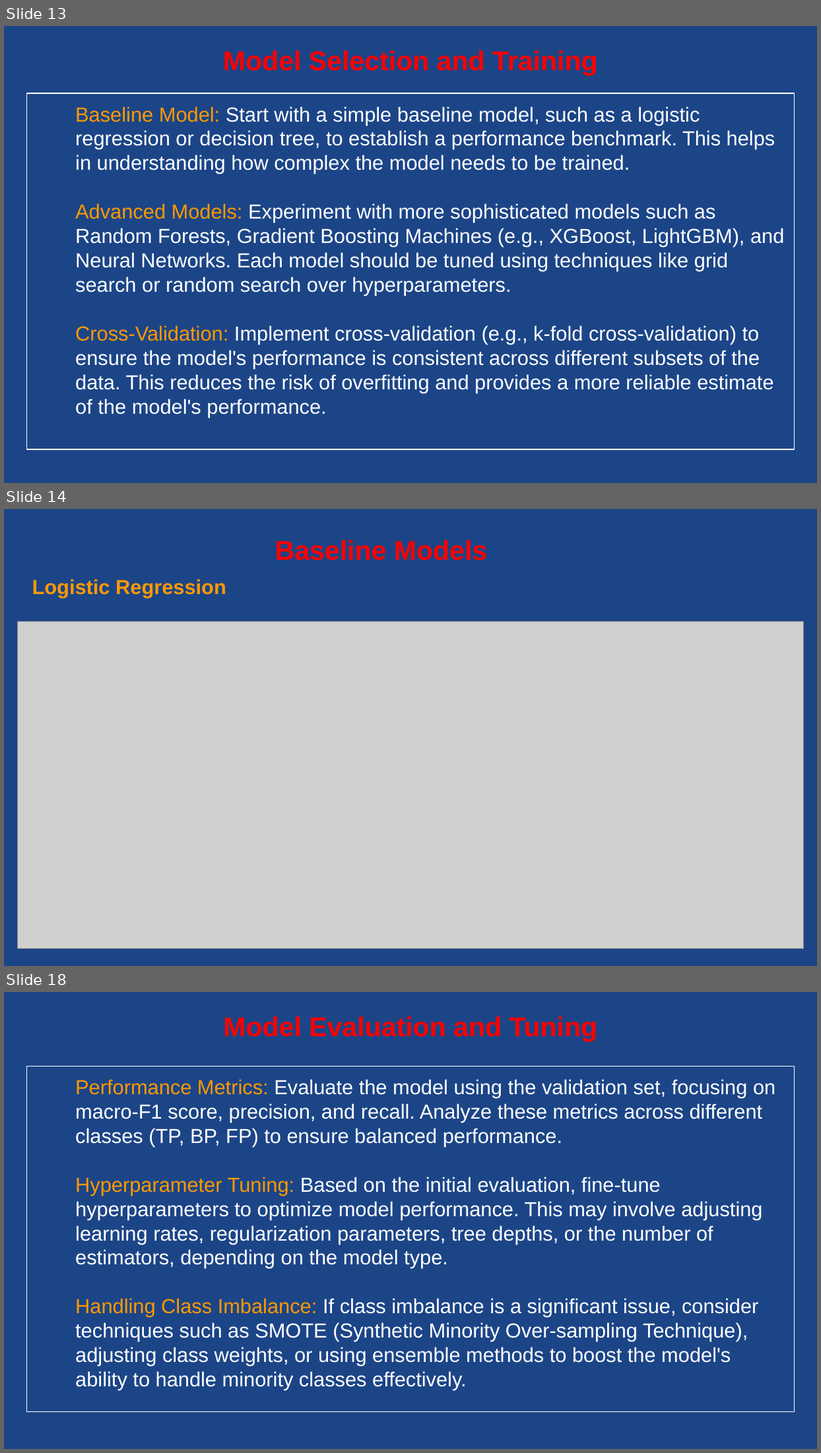
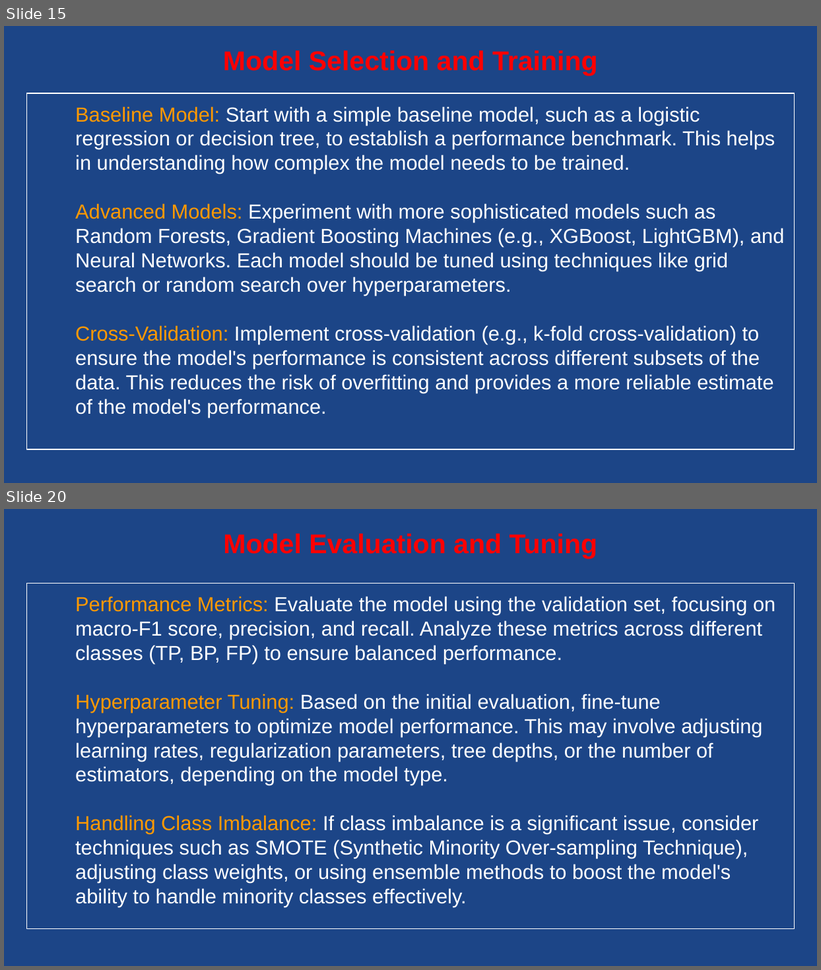
Before and after one commit to Gengatharan1/Gengatharan1-ds_microsoft_cybersecurity_analysis, a slide deck: Microsoft Cybersecurity Incident.pptx. Shown one above the other, each under a label of ours: slides 13, 14 and 18 before the commit, slides 15 and 20 after it; the slides between them are not shown. The pictures are 821x1453 and 821x970 pixels, drawn with LibreOffice and Linux fonts; fonts in the diff are those of the drawing; grey boxes stand for pictures. Boxes give left, top, right and bottom in pixels: in the first picture for what was removed or moved away, otherwise in the second. Text is boxed around its words. In the diff, an @@ line names an element or a change of style, - is before the commit and + after.

```diff
--- a/Microsoft Cybersecurity Incident.pptx
+++ b/Microsoft Cybersecurity Incident.pptx
@@ slide 14 removed at [4, 509, 817, 966], background #1C4587 @@
@@ text removed at [275, 540, 487, 560] @@
-Baseline Models
@@ title removed at [32, 579, 226, 598] @@
-Logistic Regression
@@ picture removed at [18, 621, 804, 949] @@
@@ what was slide 13 is now slide 15 @@
@@ what was slide 18 is now slide 20 @@
```
Also in this commit, not shown: 3 slides changed, 6 slides added, 3 other slides removed, 3 other files.
